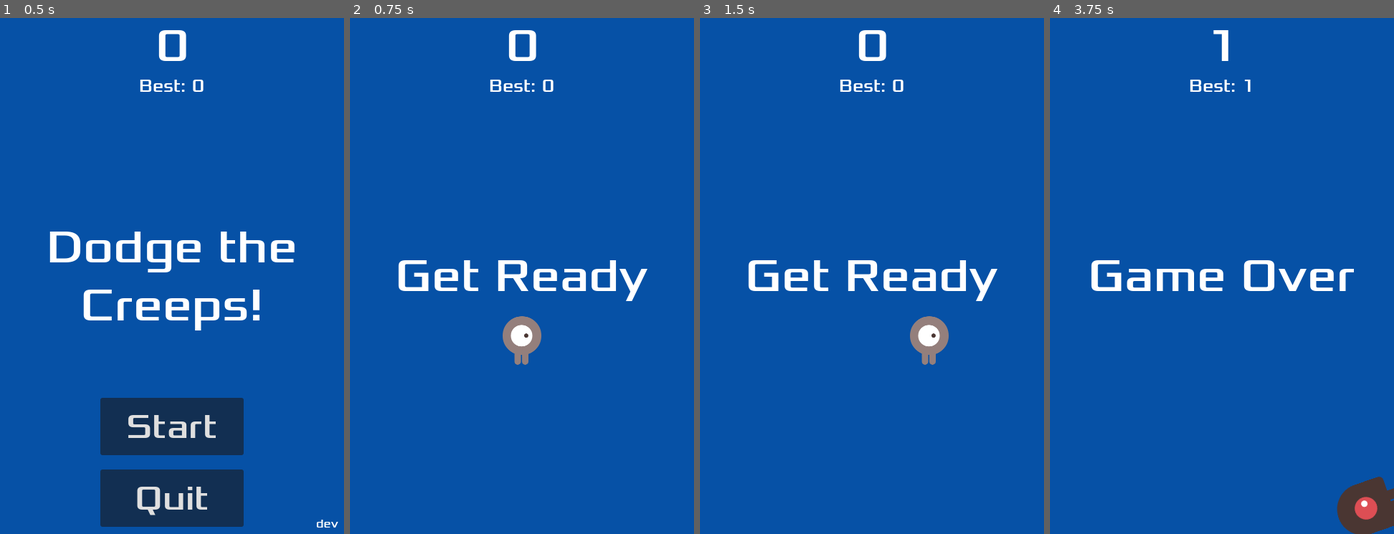
Above: before the commit, frames 1-4 (left to right).
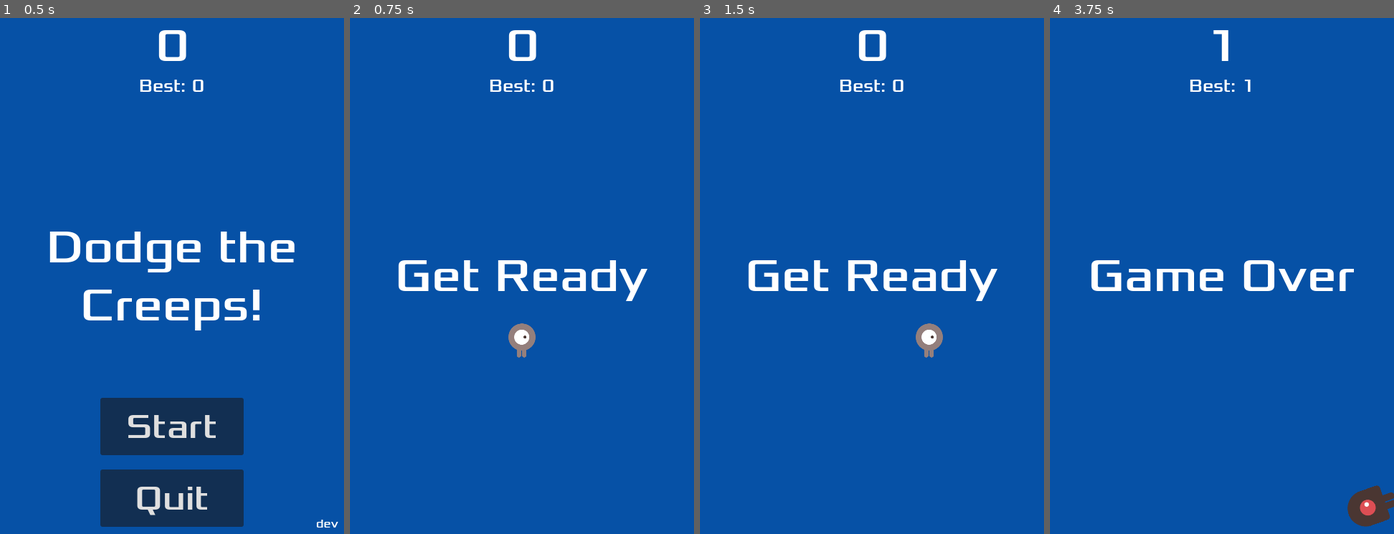
Above: after the commit, the same moments.

Repository: oriash93/dodge-the-creepers
Game: Godot game, scene res://scenes/main.tscn
The game is run twice, just before and just after one commit, with the same random seed, the same clock (stepped at 60 frames per second) and the same inputs.
Inputs:
- Up to frame 1 (0.5 s): no input
- Up to frame 2 (0.75 s): click "Start" at 0.5 s
- Up to frame 3 (1.5 s): tap Enter at 1.25 s; hold Right (move_right) from 1.28 s (still down)
- Up to frame 4 (3.75 s): release Right (move_right) at 2.03 s; hold Down (move_down) 2.03-2.78 s; hold Right (move_right) 2.78-3.53 s; hold Up (move_up) from 3.53 s (still down)

Frame 1 is identical in both runs. In frame 2, 0.5% of the frame differs, in the area x 44-56%, y 57-68%; in frame 3, 0.5%; in frame 4, 0.8%, in the area x 83-100%, y 88-100%.

Commit message:
Shrink player and mob sprites for more play space
Scale down sprite and collision sizes ~30% (player 0.5->0.35, mob
0.75->0.525) so the dodging area feels less cramped on the 480x720
viewport, keeping hitboxes proportional to the smaller visuals.

Co-Authored-By: Claude Sonnet 5 <noreply@anthropic.com>

Diff:
--- a/scenes/mob.tscn
+++ b/scenes/mob.tscn
@@ -45,8 +45,8 @@
 }]
 
 [sub_resource type="CapsuleShape2D" id="CapsuleShape2D_h8ps3"]
-radius = 36.0
-height = 98.0
+radius = 25.0
+height = 69.0
 
 [node name="Mob" type="RigidBody2D" unique_id=1071814177]
 collision_mask = 0
@@ -55,7 +55,7 @@
 metadata/_edit_group_ = true
 
 [node name="AnimatedSprite2D" type="AnimatedSprite2D" parent="." unique_id=2049568007]
-scale = Vector2(0.75, 0.75)
+scale = Vector2(0.525, 0.525)
 sprite_frames = SubResource("SpriteFrames_m0elm")
 animation = &"walk"
 frame_progress = 0.28782892
--- a/scenes/player.tscn
+++ b/scenes/player.tscn
@@ -32,15 +32,15 @@
 }]
 
 [sub_resource type="CapsuleShape2D" id="CapsuleShape2D_ur7pv"]
-radius = 27.0
-height = 68.0
+radius = 19.0
+height = 48.0
 
 [node name="Player" type="Area2D" unique_id=441740023]
 script = ExtResource("1_qlg0r")
 metadata/_edit_group_ = true
 
 [node name="AnimatedSprite2D" type="AnimatedSprite2D" parent="." unique_id=1201137818]
-scale = Vector2(0.5, 0.5)
+scale = Vector2(0.35, 0.35)
 sprite_frames = SubResource("SpriteFrames_smehm")
 animation = &"walk"
 
